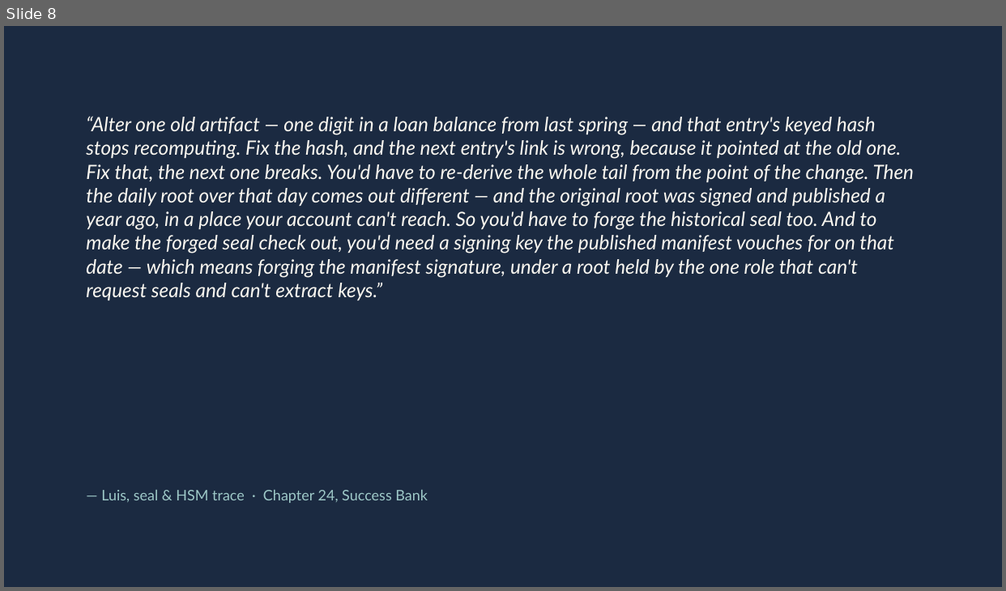
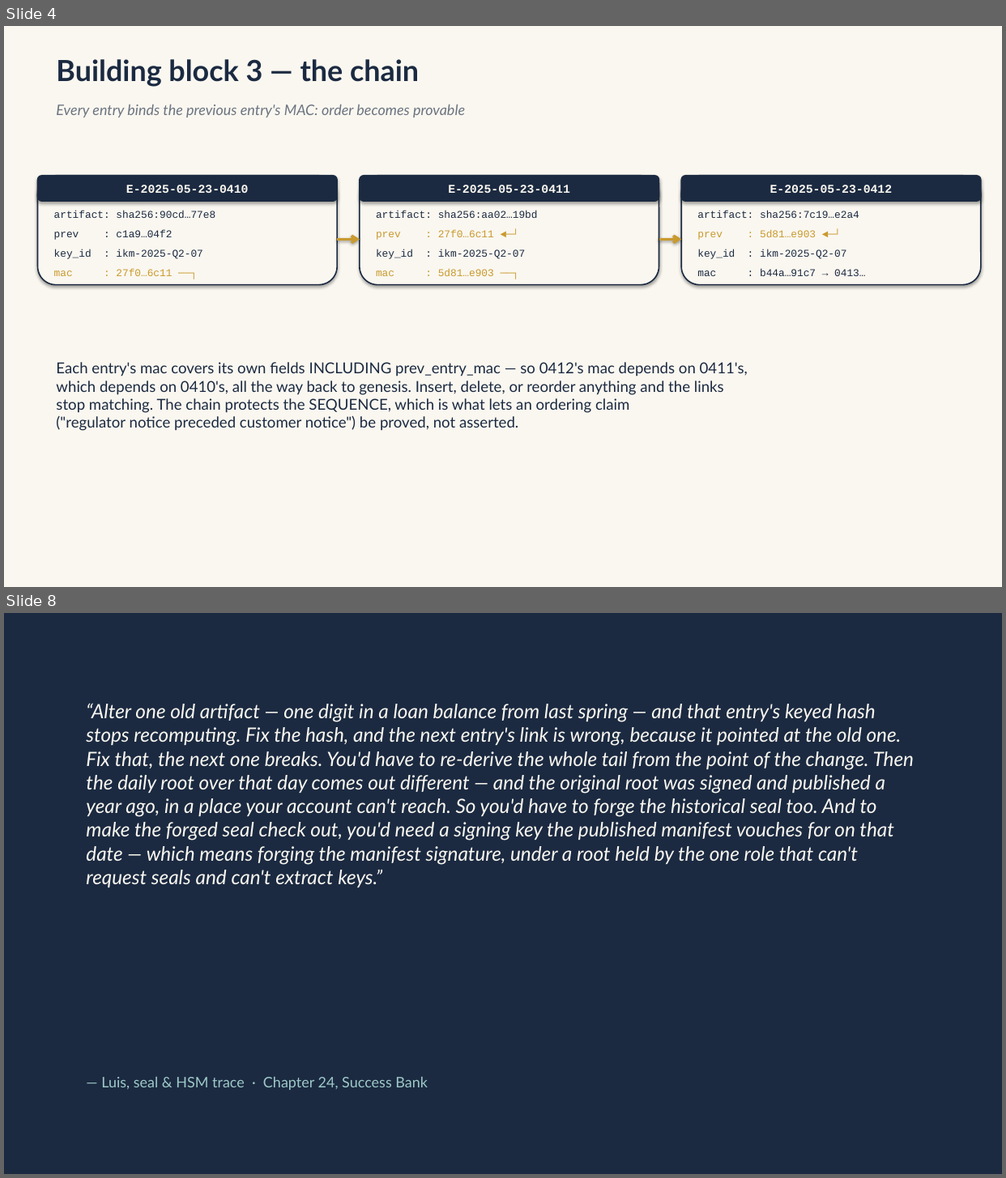
Before and after one commit to mmpworks/Herald.Documentation, a slide deck: diagrams/compliance/merkle-seal-chain.pptx. Shown one above the other, each under a label of ours: slide 8 before the commit, slides 4 and 8 after it; the slides between them are not shown. The pictures are 1006x591 and 1006x1178 pixels, drawn with LibreOffice and Linux fonts; fonts in the diff are those of the drawing. Boxes give left, top, right and bottom in pixels: in the first picture for what was removed or moved away, otherwise in the second. Text is boxed around its words. In the diff, an @@ line names an element or a change of style, - is before the commit and + after.

Commit message:
docs: merkle-seal-chain deck v2 - full data structures
Rebuilt with record-level structs sharing the walk-deck's example data (entries 0410-0412, root 6a3f...d208, seal S-2025-05-23, manifest key windows) so the two decks cross-reference. Tamper cascade now traces concrete field values.

```diff
--- a/diagrams/compliance/merkle-seal-chain.pptx
+++ b/diagrams/compliance/merkle-seal-chain.pptx
@@ slide 4 added at bbox=[4, 26, 1002, 587], background #FAF7F0 @@
@@ text added at bbox=[56, 59, 419, 87], 28 pt, text #1B2A41, bold @@
+Building block 3 — the chain
@@ text added at bbox=[56, 105, 465, 118], 14 pt, text #6B7480, italic @@
+Every entry binds the previous entry's MAC: order becomes provable
@@ rounded rectangle added at bbox=[38, 176, 337, 285], fill #FAF7F0, outline #1B2A41 1.25 pt @@
@@ rounded rectangle added at bbox=[38, 176, 337, 201], fill #1B2A41, outline #1B2A41 1.25 pt, 11.5 pt, text #FAF7F0, bold @@
+E-2025-05-23-0410
@@ rounded rectangle added at bbox=[360, 176, 659, 285], fill #FAF7F0, outline #1B2A41 1.25 pt @@
@@ rounded rectangle added at bbox=[360, 176, 659, 201], fill #1B2A41, outline #1B2A41 1.25 pt, 11.5 pt, text #FAF7F0, bold @@
+E-2025-05-23-0411
@@ rounded rectangle added at bbox=[681, 176, 981, 285], fill #FAF7F0, outline #1B2A41 1.25 pt @@
@@ rounded rectangle added at bbox=[681, 176, 981, 201], fill #1B2A41, outline #1B2A41 1.25 pt, 11.5 pt, text #FAF7F0, bold @@
+E-2025-05-23-0412
@@ text added at bbox=[54, 211, 215, 218], 10 pt, text #1B2A41 @@
+artifact: sha256:90cd…77e8
@@ text added at bbox=[376, 211, 538, 218], 10 pt, text #1B2A41 @@
+artifact: sha256:aa02…19bd
@@ text added at bbox=[697, 211, 859, 218], 10 pt, text #1B2A41 @@
+artifact: sha256:7c19…e2a4
@@ text added at bbox=[54, 230, 172, 240], 10 pt, text #1B2A41 @@
+prev : c1a9…04f2
@@ arrow added from (337, 239) to (360, 239), #C99A2E 2.5 pt @@
@@ text added at bbox=[376, 230, 494, 240], 10 pt, text #C99A2E @@
+prev : 27f0…6c11 ◄─┘
@@ arrow added from (659, 239) to (681, 239), #C99A2E 2.5 pt @@
@@ text added at bbox=[697, 230, 816, 240], 10 pt, text #C99A2E @@
+prev : 5d81…e903 ◄─┘
@@ text added at bbox=[54, 250, 202, 259], 10 pt, text #1B2A41 @@
+key_id : ikm-2025-Q2-07
@@ text added at bbox=[376, 250, 525, 259], 10 pt, text #1B2A41 @@
+key_id : ikm-2025-Q2-07
@@ text added at bbox=[697, 250, 846, 259], 10 pt, text #1B2A41 @@
+key_id : ikm-2025-Q2-07
@@ text added at bbox=[54, 269, 172, 276], 10 pt, text #C99A2E @@
+mac : 27f0…6c11 ──┐
@@ text added at bbox=[376, 269, 494, 276], 10 pt, text #C99A2E @@
+mac : 5d81…e903 ──┐
@@ text added at bbox=[697, 269, 865, 276], 10 pt, text #1B2A41 @@
+mac : b44a…91c7 → 0413…
@@ text added at bbox=[56, 362, 748, 431], 14.5 pt, text #1B2A41 @@
+Each entry's mac covers its own fields INCLUDING prev_entry_mac — so 0412's mac depends on 0411's,
+which depends on 0410's, all the way back to genesis. Insert, delete, or reorder anything and the links
+stop matching. The chain protects the SEQUENCE, which is what lets an ordering claim
+("regulator notice preceded customer notice") be proved, not asserted.
```
Also in this commit, not shown: 8 slides changed, 1 slide removed.
